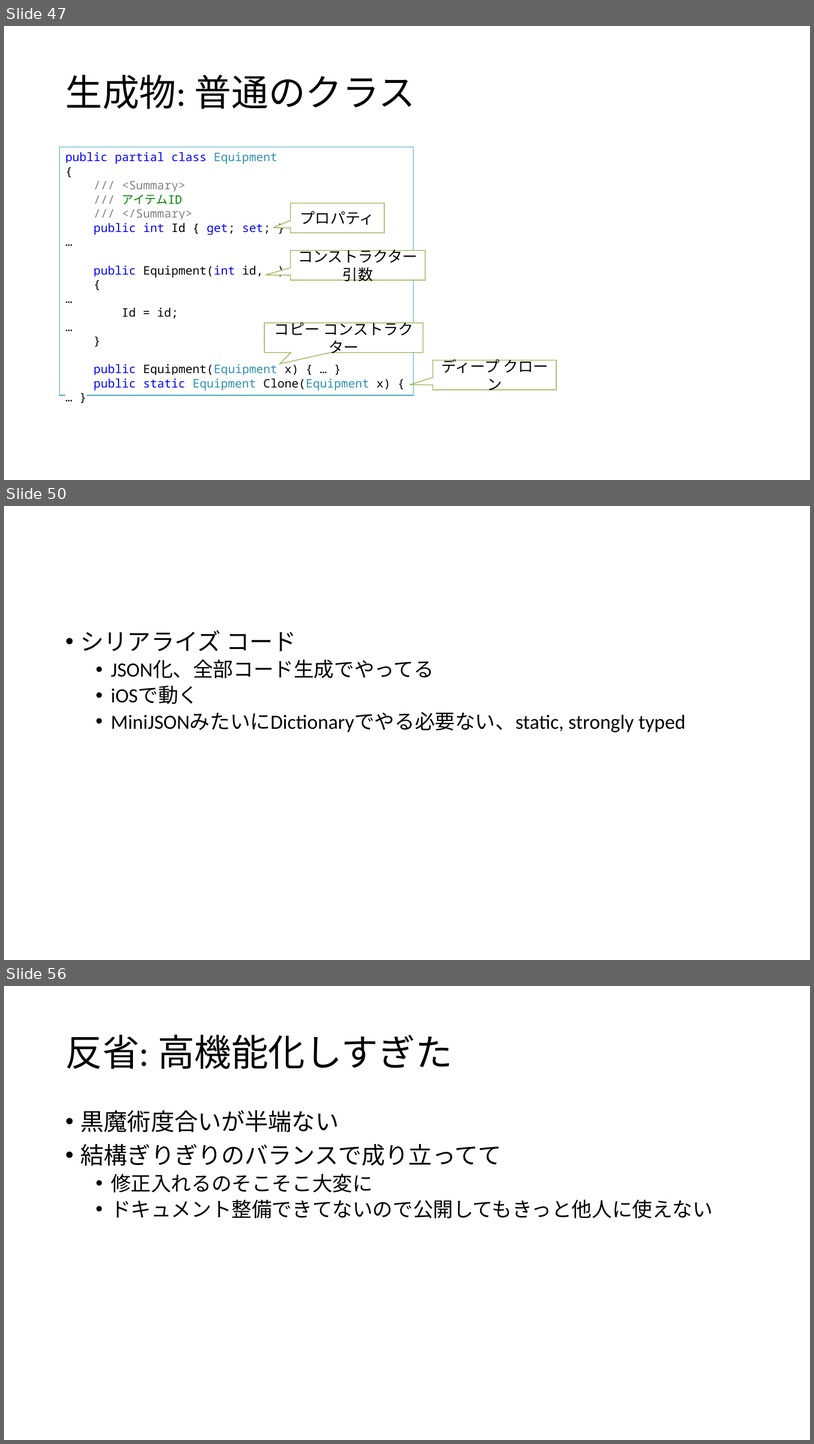
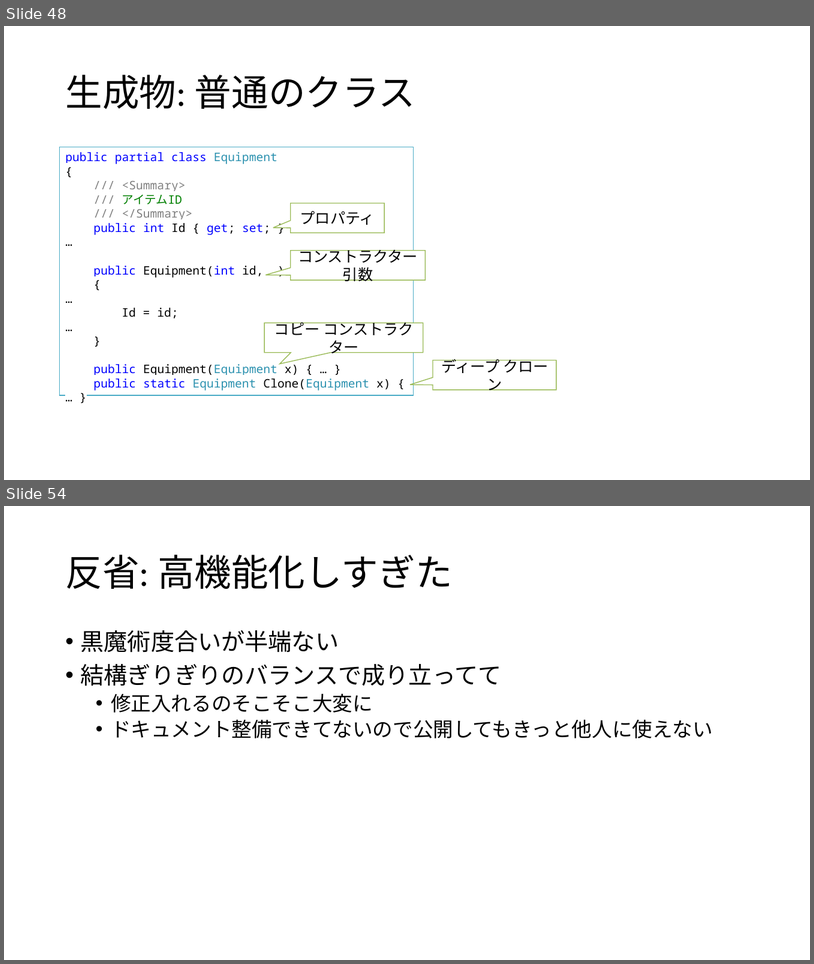
Before and after one commit to ppcuni/UnityCsharp20150321, a slide deck: doc/自社フレームワーク.pptx. Shown one above the other, each under a label of ours: slides 47, 50 and 56 before the commit, slides 48 and 54 after it; the slides between them are not shown. The pictures are 814x1444 and 814x964 pixels, drawn with LibreOffice and Linux fonts; fonts in the diff are those of the drawing. Boxes give left, top, right and bottom in pixels: in the first picture for what was removed or moved away, otherwise in the second. Text is boxed around its words. In the diff, an @@ line names an element or a change of style, - is before the commit and + after.

Commit message:
通信コード生成 の説明完成

```diff
--- a/doc/自社フレームワーク.pptx
+++ b/doc/自社フレームワーク.pptx
@@ slide 50 removed at [4,506,810,960], background #FFFFFF @@
@@ text removed at [81,630,686,732] @@
-• シリアライズ コード
-  • JSON化、全部コード生成でやってる
-  • iOSで動く
-  • MiniJSONみたいにDictionaryでやる必要ない、static, strongly typed
@@ what was slide 47 is now slide 48 @@
@@ what was slide 56 is now slide 54 @@
```
Also in this commit, not shown: 4 slides changed, 3 slides added, 4 other slides removed.
